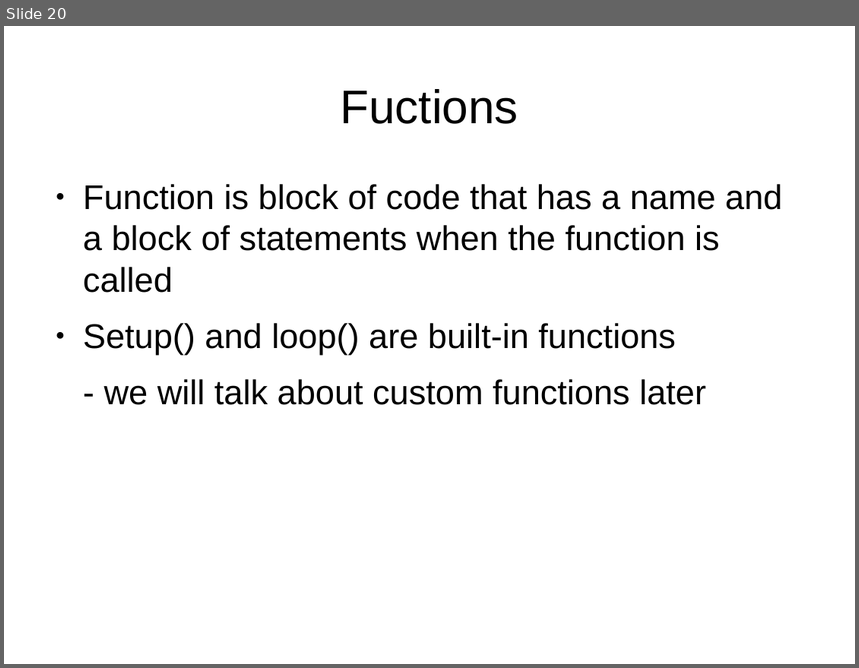
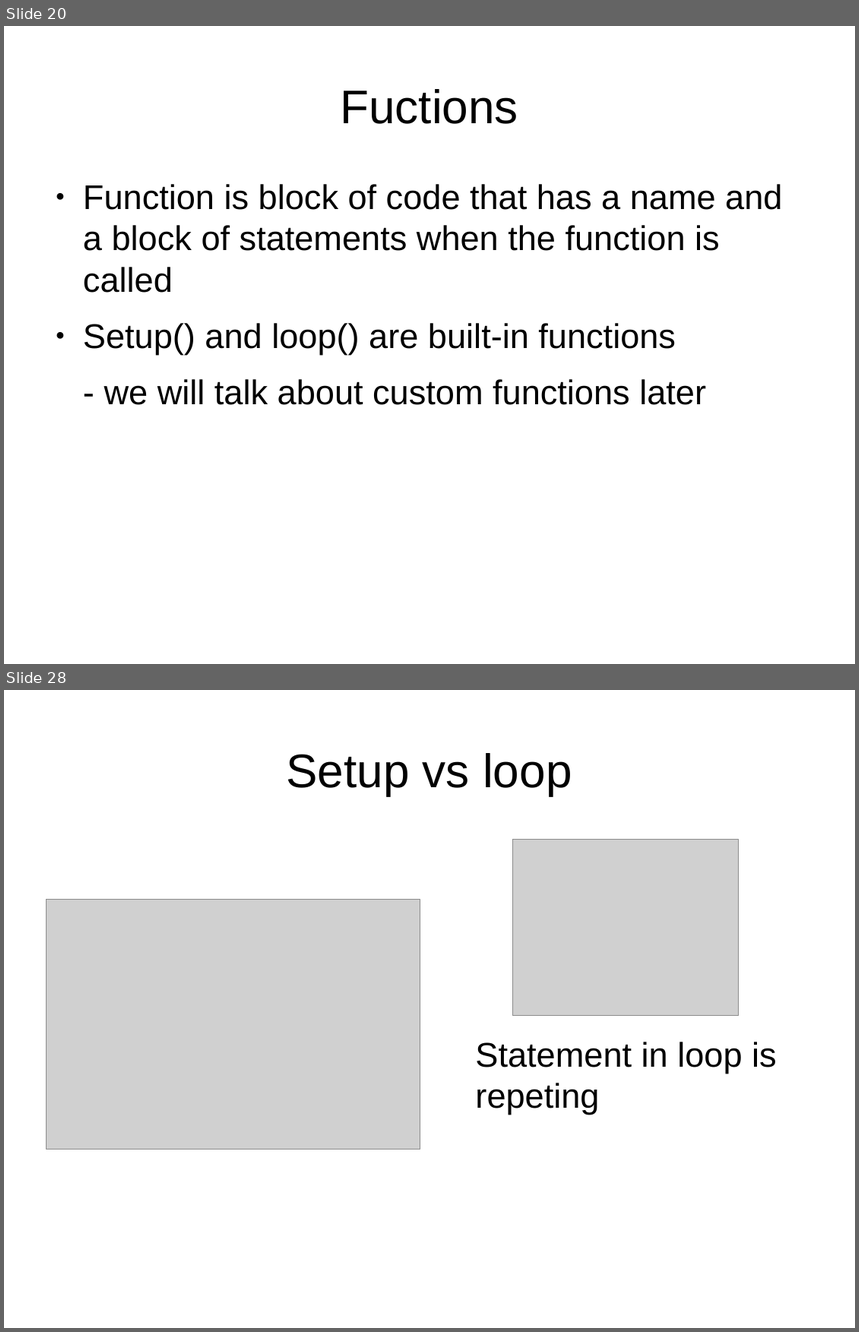
Before and after one commit to anilkunchalaece/LearnIt, a slide deck: Arduino/DayOne.odp. Shown one above the other, each under a label of ours: slide 20 before the commit, slides 20 and 28 after it; the slides between them are not shown. The pictures are 859x668 and 859x1332 pixels, drawn with LibreOffice and Linux fonts; fonts in the diff are those of the drawing; grey boxes stand for pictures. Boxes give left, top, right and bottom in pixels: in the first picture for what was removed or moved away, otherwise in the second. Text is boxed around its words. In the diff, an @@ line names an element or a change of style, - is before the commit and + after.

```diff
--- a/Arduino/DayOne.odp
+++ b/Arduino/DayOne.odp
@@ slide 28 added at box(4, 690, 855, 1328), background #FFFFFF @@
@@ title added at box(287, 753, 572, 796), 44 pt, text #000000 @@
+Setup vs loop
@@ picture added at box(513, 839, 739, 1016) @@
@@ picture added at box(47, 899, 420, 1149) @@
@@ text added at box(475, 1042, 777, 1115), 32 pt, text #000000 @@
+Statement in loop is repeting
```
Also in this commit, not shown: 10 other slides added, 15 other files.
